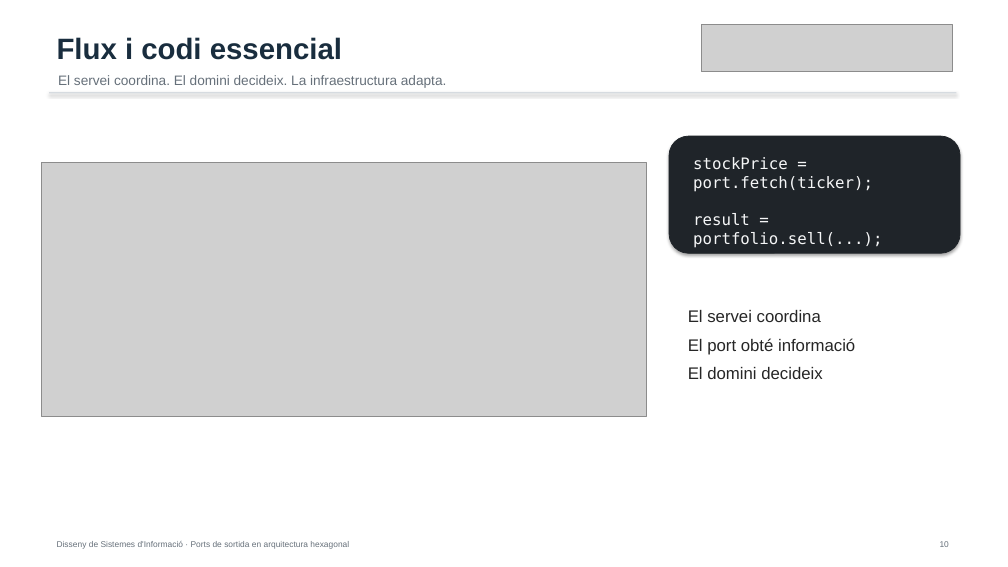
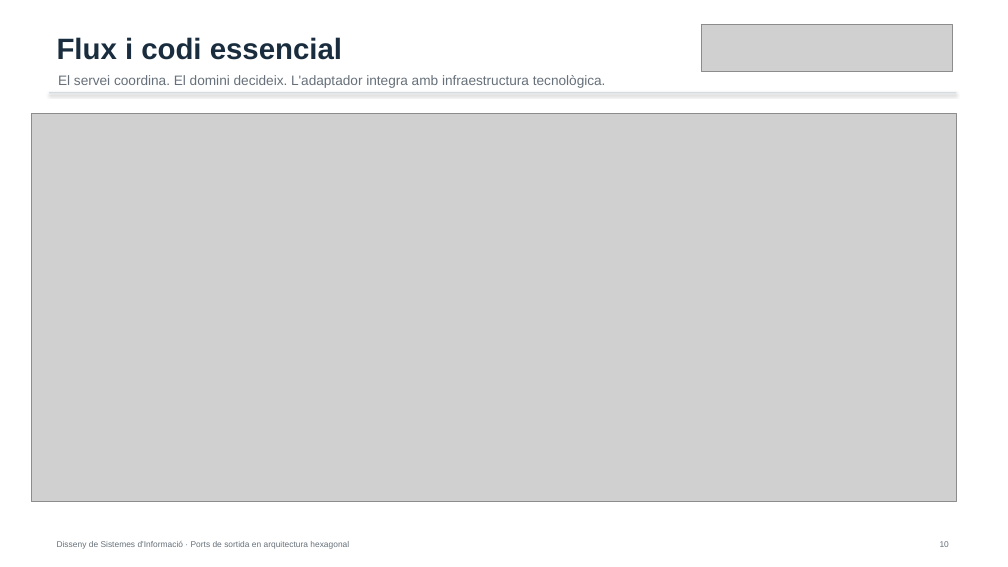
Before and after one commit to alfredorueda/HexaStock, a slide deck: slide 11 of doc/presentations/defensa-placa-permanent-dsi-ports-sortida-hexagonal/output/IMPORTANTE_MANUAL_defensa-dsi-ports-sortida-hexagonal.pptx. Drawn at 1008x567 pixels with LibreOffice and Linux fonts; fonts in the diff are those of the drawing; grey boxes stand for pictures. Boxes give left, top, right and bottom in pixels: in the first picture for what was removed or moved away, otherwise in the second. Text is boxed around its words. In the diff, an @@ line names an element or a change of style, - is before the commit and + after.

```diff
--- a/doc/presentations/defensa-placa-permanent-dsi-ports-sortida-hexagonal/output/IMPORTANTE_MANUAL_defensa-dsi-ports-sortida-hexagonal.pptx
+++ b/doc/presentations/defensa-placa-permanent-dsi-ports-sortida-hexagonal/output/IMPORTANTE_MANUAL_defensa-dsi-ports-sortida-hexagonal.pptx
@@ text at box(58, 75, 606, 88): text changed @@
-El servei coordina. El domini decideix. La infraestructura adapta.
+El servei coordina. El domini decideix. L'adaptador integra amb infraestructura tecnològica.
@@ picture added at box(31, 113, 957, 502) @@
@@ rounded rectangle removed at box(669, 136, 960, 253) @@
@@ picture removed at box(42, 163, 647, 417) @@
@@ text removed at box(693, 157, 882, 248) @@
-stockPrice = port.fetch(ticker);
-result = portfolio.sell(...);
@@ text removed at box(688, 310, 855, 379) @@
-El servei coordina
-El port obté informació
-El domini decideix
```
Also in this commit, not shown: 10 other slides changed, 1 slide removed, 12 other files.
